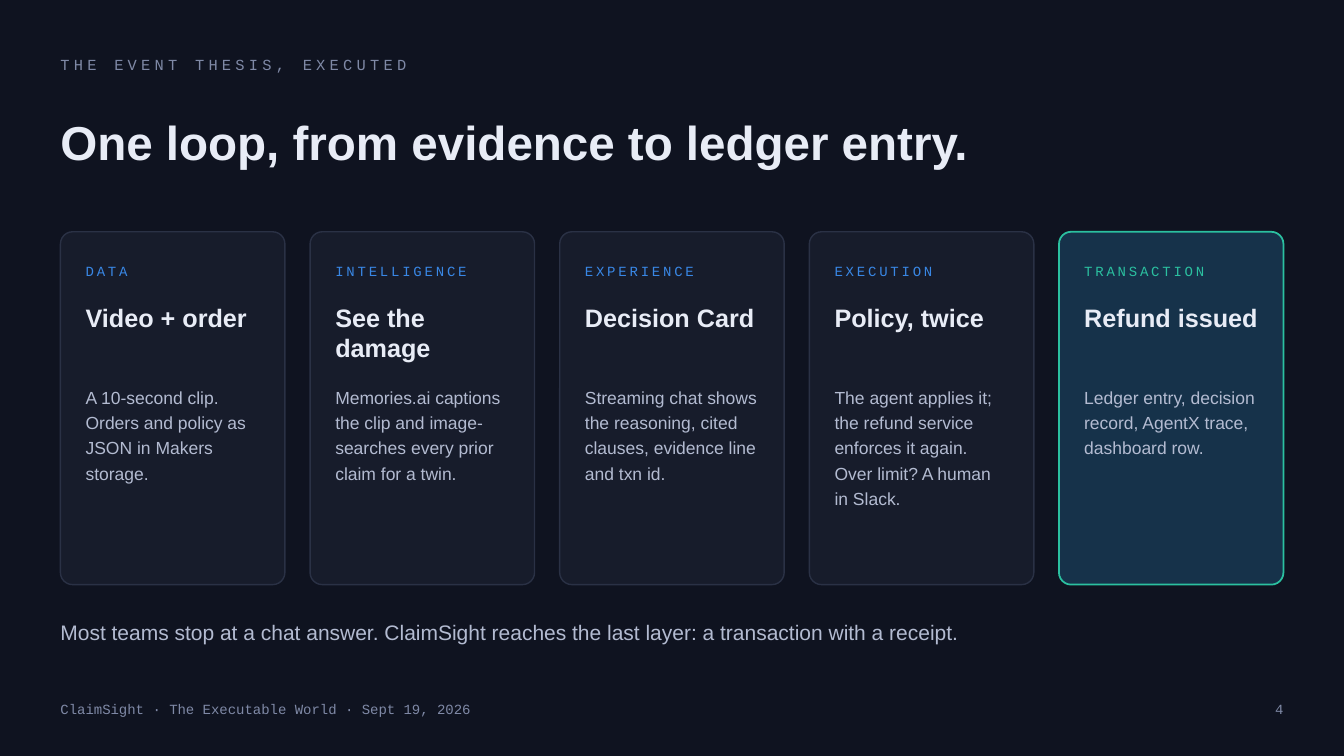
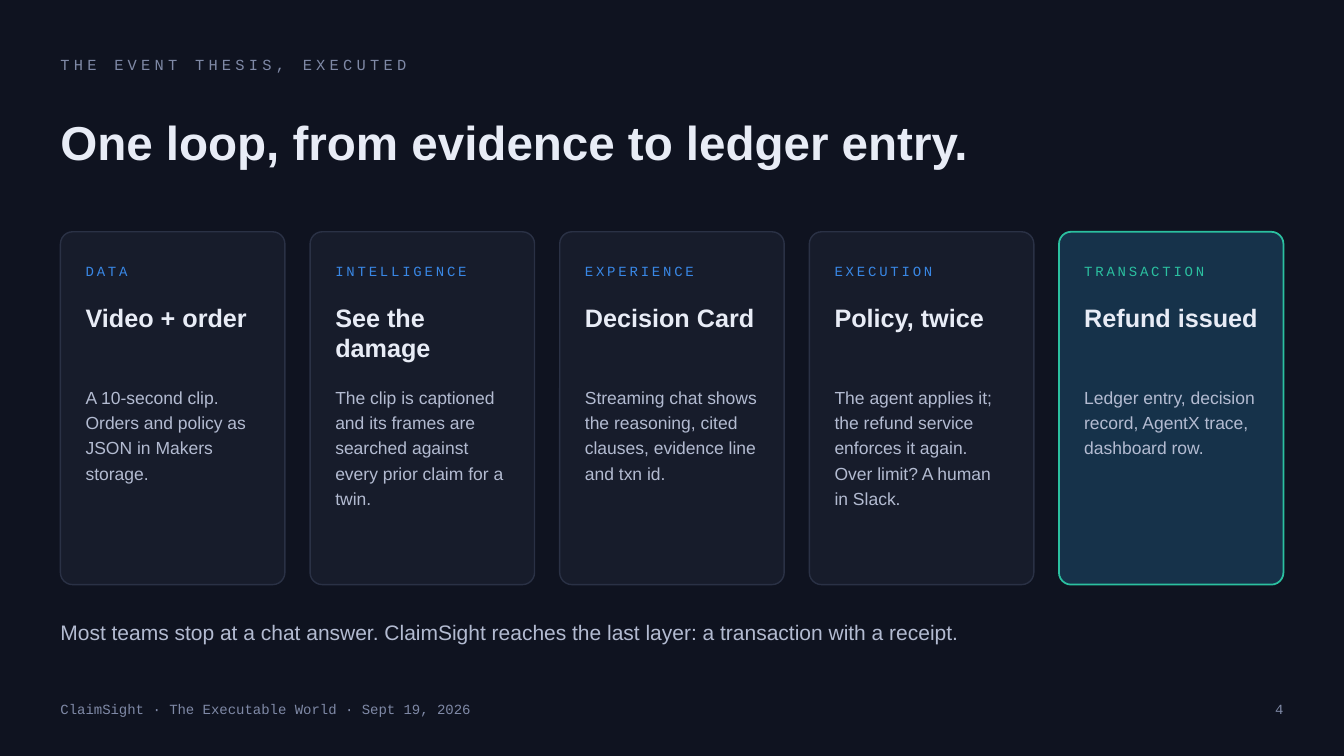
Before and after one commit to vnmoorthy/claimsight, a slide deck: slide 4 of docs/deck/ClaimSight-deck.pptx. Drawn at 1344x756 pixels with LibreOffice and Linux fonts; fonts in the diff are those of the drawing. Boxes give left, top, right and bottom in pixels: in the first picture for what was removed or moved away, otherwise in the second. Text is boxed around its words. In the diff, an @@ line names an element or a change of style, - is before the commit and + after.

```diff
--- a/docs/deck/ClaimSight-deck.pptx
+++ b/docs/deck/ClaimSight-deck.pptx
@@ text at <box>335,391,504,505</box>: text changed @@
-Memories.ai captions the clip and image-searches every prior claim for a twin.
+The clip is captioned and its frames are searched against every prior claim for a twin.
```
Also in this commit, not shown: 4 other slides changed, 26 other files.
